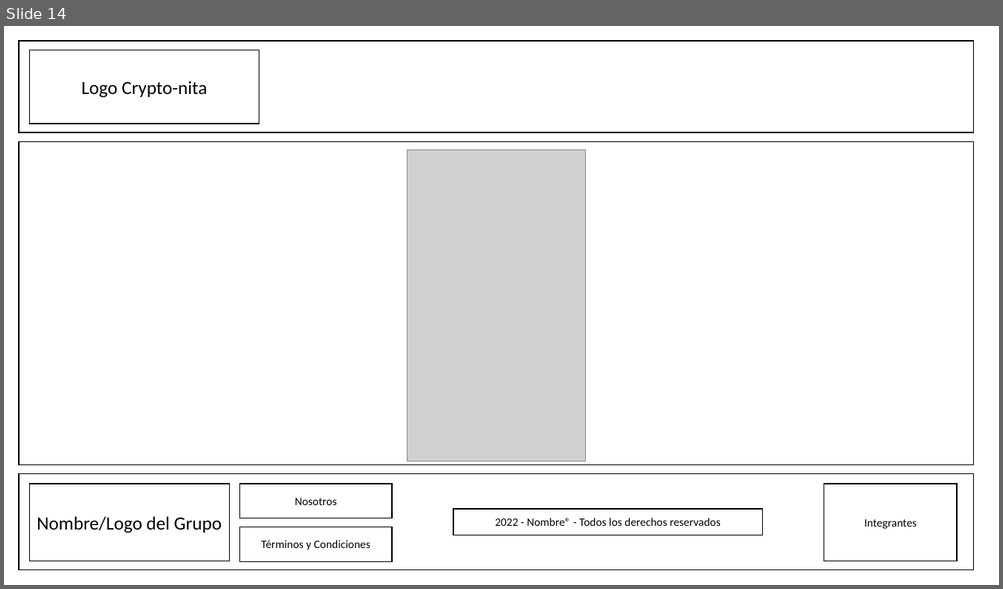
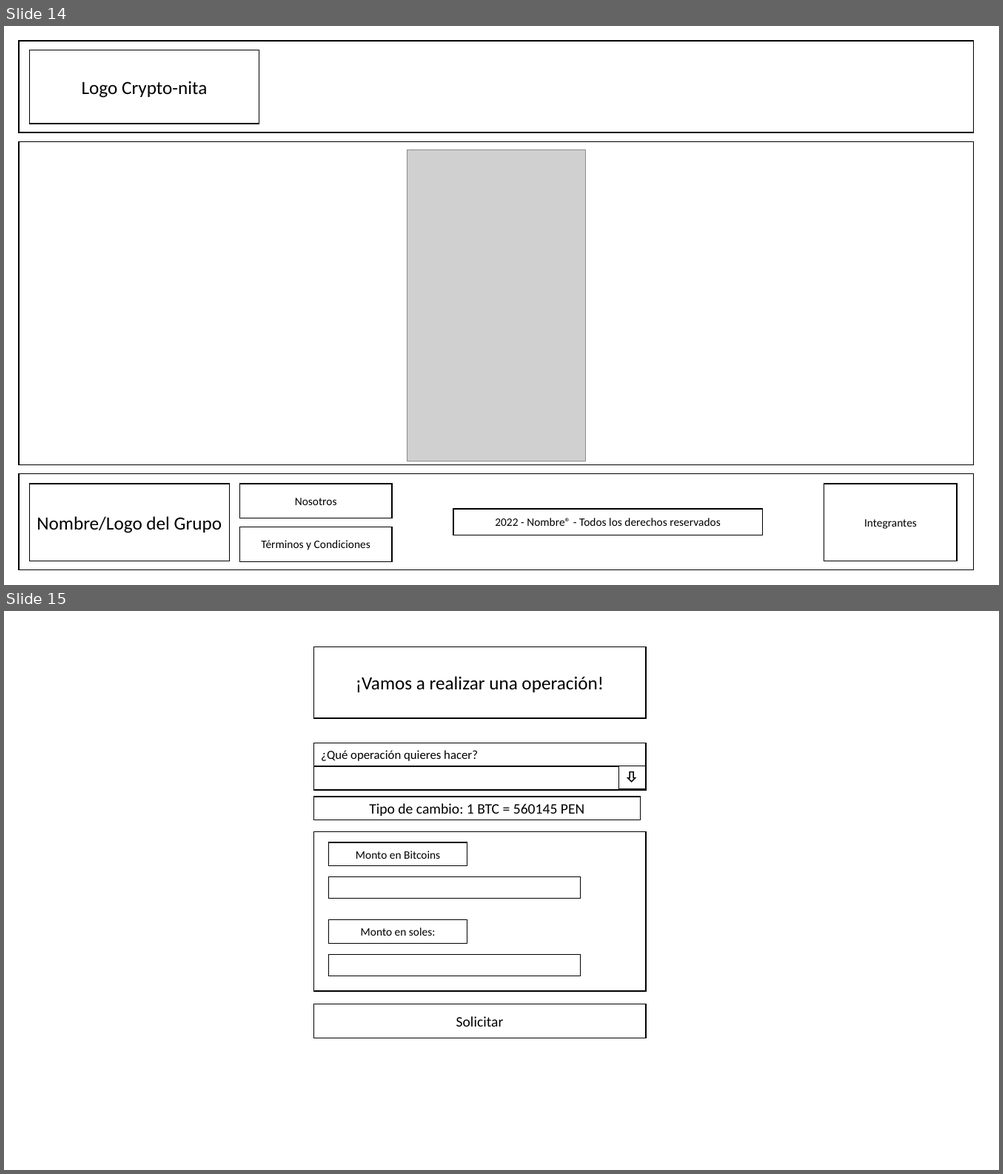
Before and after one commit to DogeFox071101/Crypto-nita_2022-0_Grupo3, a slide deck: Sketches/FirstSketch.pptx. Shown one above the other, each under a label of ours: slide 14 before the commit, slides 14 and 15 after it. The pictures are 1003x589 and 1003x1174 pixels, drawn with LibreOffice and Linux fonts; fonts in the diff are those of the drawing; grey boxes stand for pictures. Boxes give left, top, right and bottom in pixels: in the first picture for what was removed or moved away, otherwise in the second. Text is boxed around its words. In the diff, an @@ line names an element or a change of style, - is before the commit and + after.

```diff
--- a/Sketches/FirstSketch.pptx
+++ b/Sketches/FirstSketch.pptx
@@ slide 15 added at (x1=4, y1=611, x2=999, y2=1170), background #FFFFFF @@
@@ rectangle added at (x1=313, y1=647, x2=646, y2=718), fill #FFFFFF, outline #000000 1 pt, 18 pt, text #000000 @@
+¡Vamos a realizar una operación!
@@ rectangle added at (x1=313, y1=743, x2=646, y2=766), fill #FFFFFF, outline #000000 1 pt, 12 pt, text #000000 @@
+¿Qué operación quieres hacer?
@@ rectangle added at (x1=313, y1=767, x2=646, y2=790), fill #FFFFFF, outline #000000 1 pt @@
@@ rectangle added at (x1=619, y1=766, x2=646, y2=789), fill #FFFFFF, outline #000000 1 pt @@
@@ down arrow added at (x1=628, y1=772, x2=635, y2=782), fill #FFFFFF, outline #000000 1 pt @@
@@ rectangle added at (x1=313, y1=797, x2=640, y2=820), fill #FFFFFF, outline #000000 1 pt, 14 pt, text #000000 @@
+Tipo de cambio: 1 BTC = 560145 PEN
@@ rectangle added at (x1=313, y1=832, x2=646, y2=991), fill #FFFFFF, outline #000000 1 pt @@
@@ rectangle added at (x1=329, y1=843, x2=466, y2=866), fill #FFFFFF, outline #000000 1 pt, 11 pt, text #000000 @@
+Monto en Bitcoins
@@ rectangle added at (x1=329, y1=877, x2=580, y2=898), fill #FFFFFF, outline #000000 1 pt @@
@@ rectangle added at (x1=329, y1=920, x2=466, y2=943), fill #FFFFFF, outline #000000 1 pt, 11 pt, text #000000 @@
+Monto en soles:
@@ rectangle added at (x1=329, y1=955, x2=580, y2=976), fill #FFFFFF, outline #000000 1 pt @@
@@ rectangle added at (x1=313, y1=1004, x2=646, y2=1039), fill #FFFFFF, outline #000000 1 pt, 14 pt, text #000000 @@
+Solicitar
```
Also in this commit, not shown: 1 slide changed, 7 other files.
